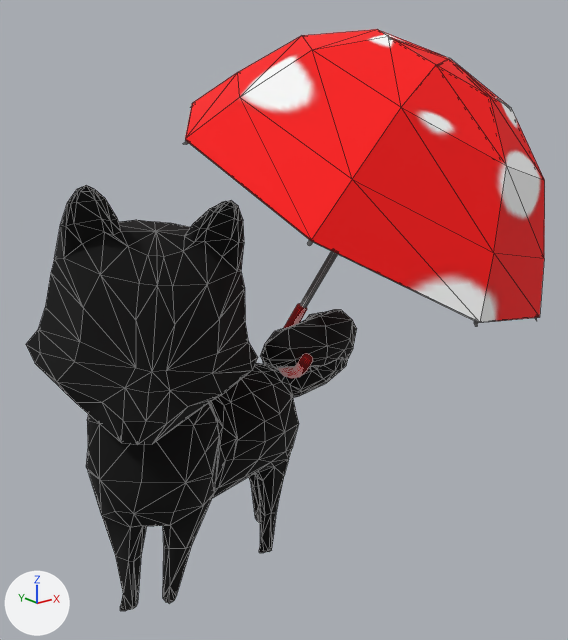
Two versions of the OBJ model ChiBaApp/app/src/main/assets/models/umbrella/umbrella_Frame20.obj, one commit apart.
Before and after are seen from a 50 mm lens placed at (-7.62, -11.82, 9.62), pointed at (1.06, -0.97, 5.28). The lights are fixed; the arrows at lower left show +X, +Y and +Z. Mesh edges are drawn as thin lines. Where no turn or scale is listed for an object, it has been applied to the vertices.

Objects in the first picture: 'umbrella_Frame20'.
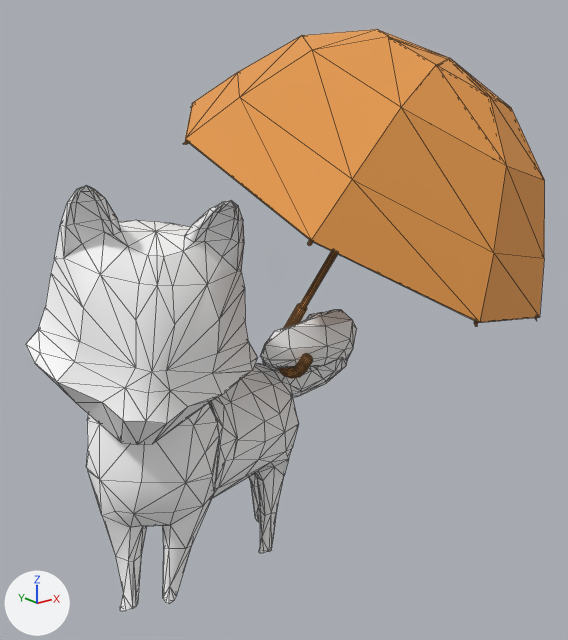
Boxes [x1, y1, x2, y2] around the edits, measured in the pictures (568 x 640 px):
'umbrella_Frame20', recoloured, surface changed
    both: [26, 29, 545, 611]

The change, as a list of edits to the scene's bpy script:
```text
Add img_chiba_jpg:
    img_chiba_jpg = load_image('chiba.jpg', 'chiba.jpg', 2048, 2048, 'sRGB')
Change mat_newrigging_lambert2sg:
    mat_newrigging_lambert2sg.base_color: (0.0, 0.0, 0.0) -> (1.0, 1.0, 1.0)  # black #000000 -> white #ffffff
Change mat_regenschirm_phong3sg:
    mat_regenschirm_phong3sg.texture: img_chibaalltextures_jpg -> img_chiba_jpg
```
